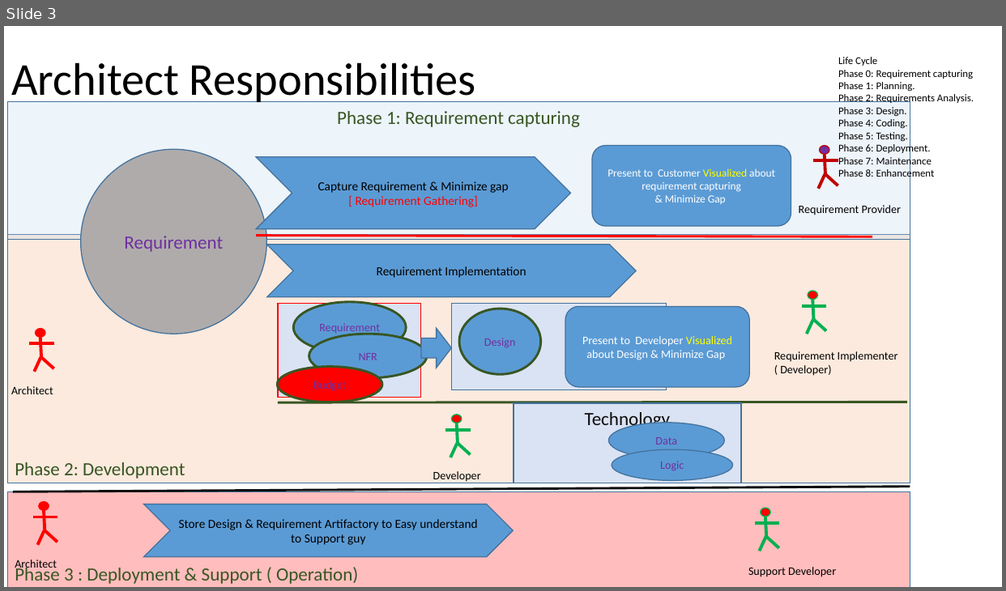
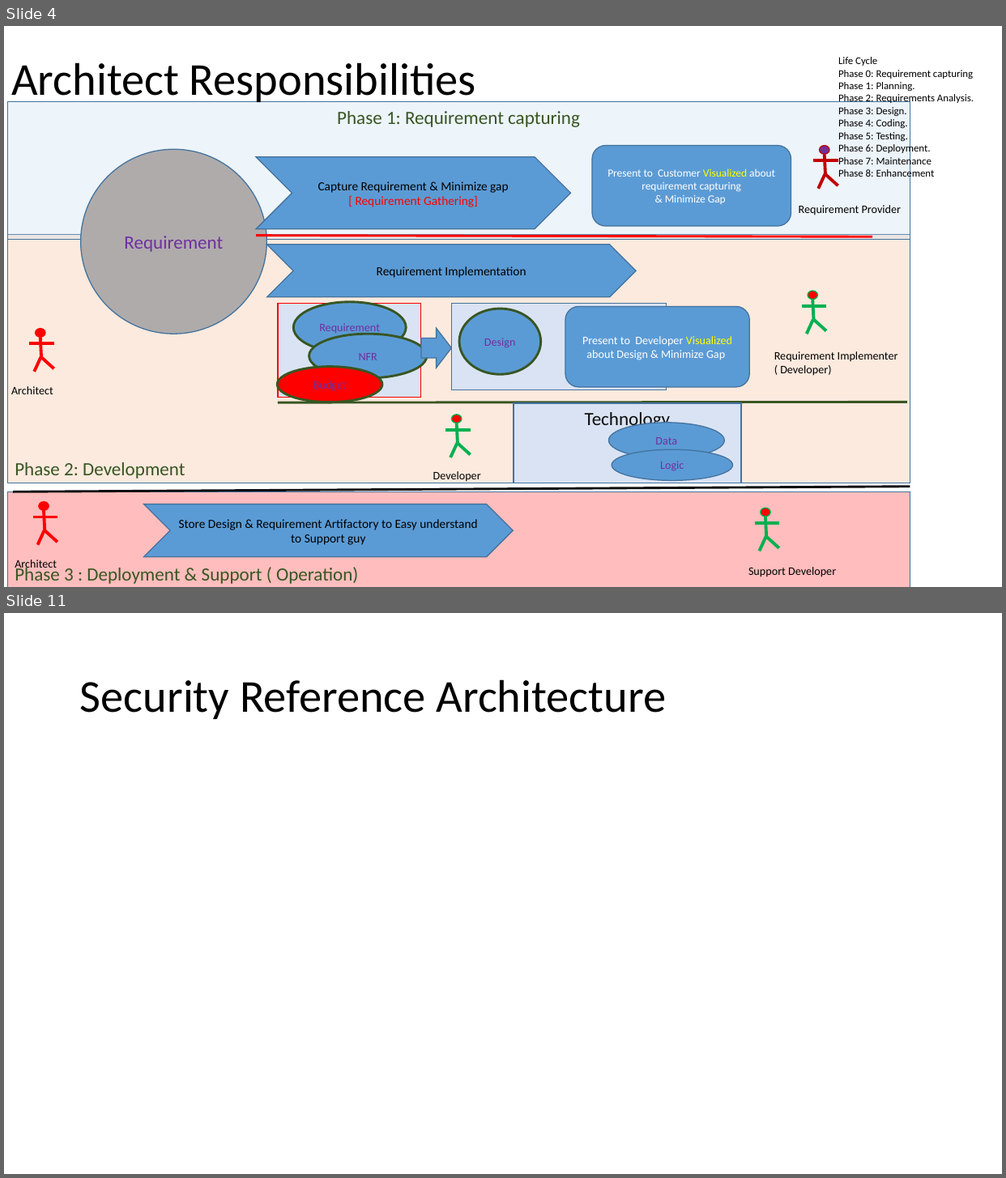
Before and after one commit to singhsiddh/sai, a slide deck: interview/Architecture.pptx. Shown one above the other, each under a label of ours: slide 3 before the commit, slides 4 and 11 after it; the slides between them are not shown. The pictures are 1006x591 and 1006x1178 pixels, drawn with LibreOffice and Linux fonts; fonts in the diff are those of the drawing. Boxes give left, top, right and bottom in pixels: in the first picture for what was removed or moved away, otherwise in the second. Text is boxed around its words. In the diff, an @@ line names an element or a change of style, - is before the commit and + after.

Commit message:
Updating slide about more details about ref architecture then explian Togaf way

```diff
--- a/interview/Architecture.pptx
+++ b/interview/Architecture.pptx
@@ slide 11 added at box(4, 613, 1002, 1174), background #FFFFFF @@
@@ title added at box(80, 679, 667, 719), 44 pt, text #000000 @@
+Security Reference Architecture
@@ what was slide 3 is now slide 4 @@
```
Also in this commit, not shown: 3 slides changed, 8 other slides added.
